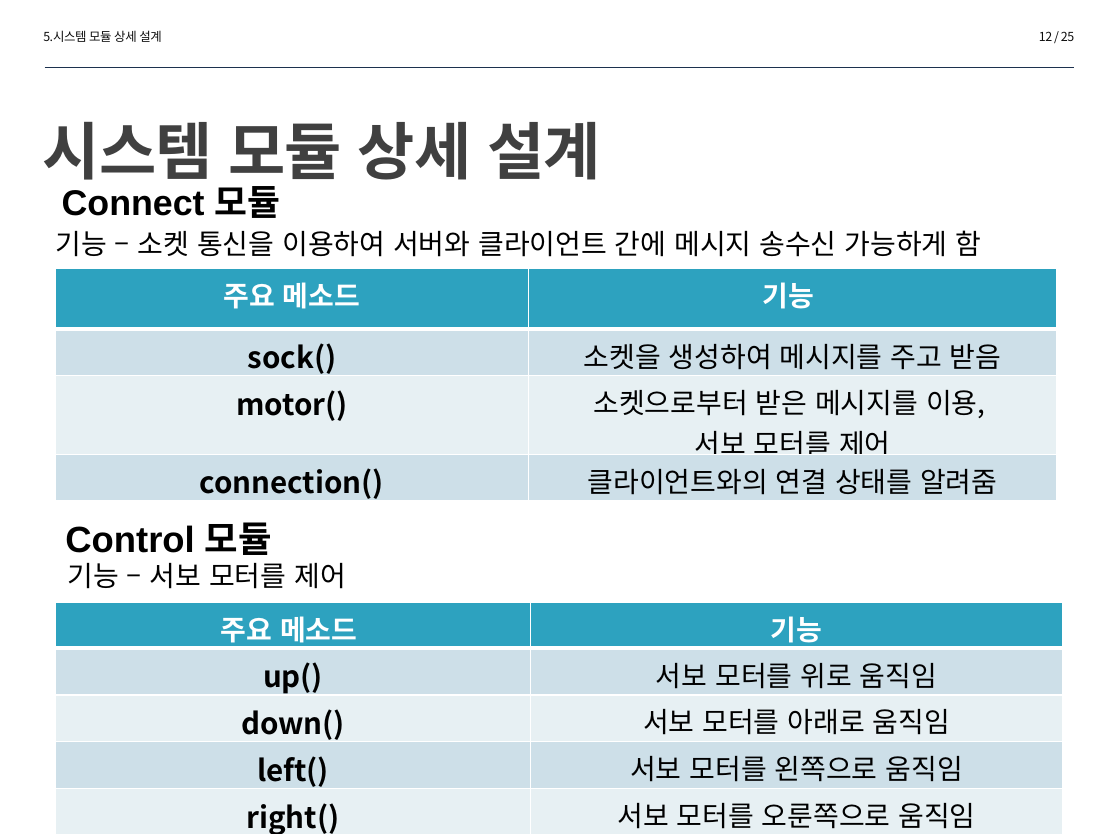
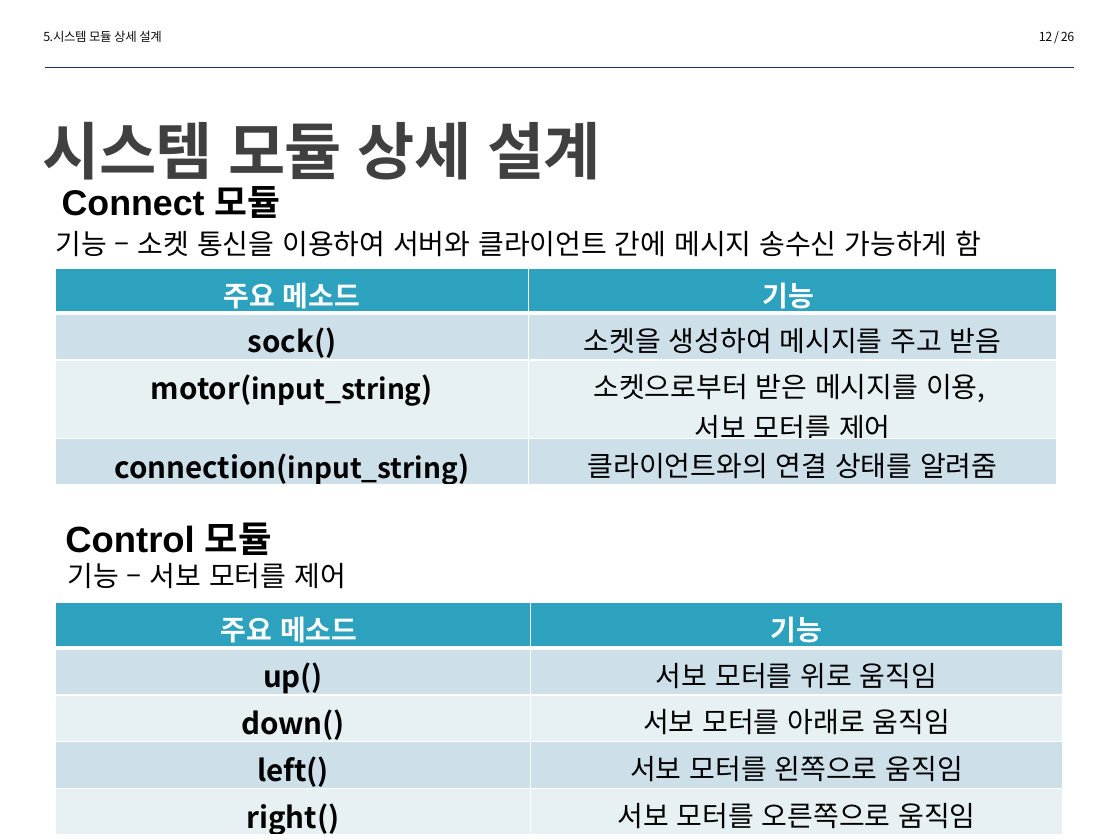
Before and after one commit to dlalscjf94/MinjeongLee, a slide deck: slide 12 of 설계서4-10(이민철,민준호,정재훈).pptx. Drawn at 1120x840 pixels with LibreOffice and Linux fonts; fonts in the diff are those of the drawing. Boxes give left, top, right and bottom in pixels: in the first picture for what was removed or moved away, otherwise in the second. Text is boxed around its words. In the diff, an @@ line names an element or a change of style, - is before the commit and + after.

```diff
--- a/설계서4-10(이민철,민준호,정재훈).pptx
+++ b/설계서4-10(이민철,민준호,정재훈).pptx
@@ page number at [1039, 31, 1074, 41]: text changed @@
-12 / 25
+12 / 26
@@ table at [55, 269, 1056, 490] @@
-row 3, column 1: motor()
+row 3, column 1: motor(input_string)
-row 4, column 1: connection()
+row 4, column 1: connection(input_string)
@@ table at [55, 603, 1061, 838] @@
-row 5, column 2: 서보 모터를 오룬쪽으로 움직임
+row 5, column 2: 서보 모터를 오른쪽으로 움직임
```
Also in this commit, not shown: 4 other slides changed, 1 slide added.
